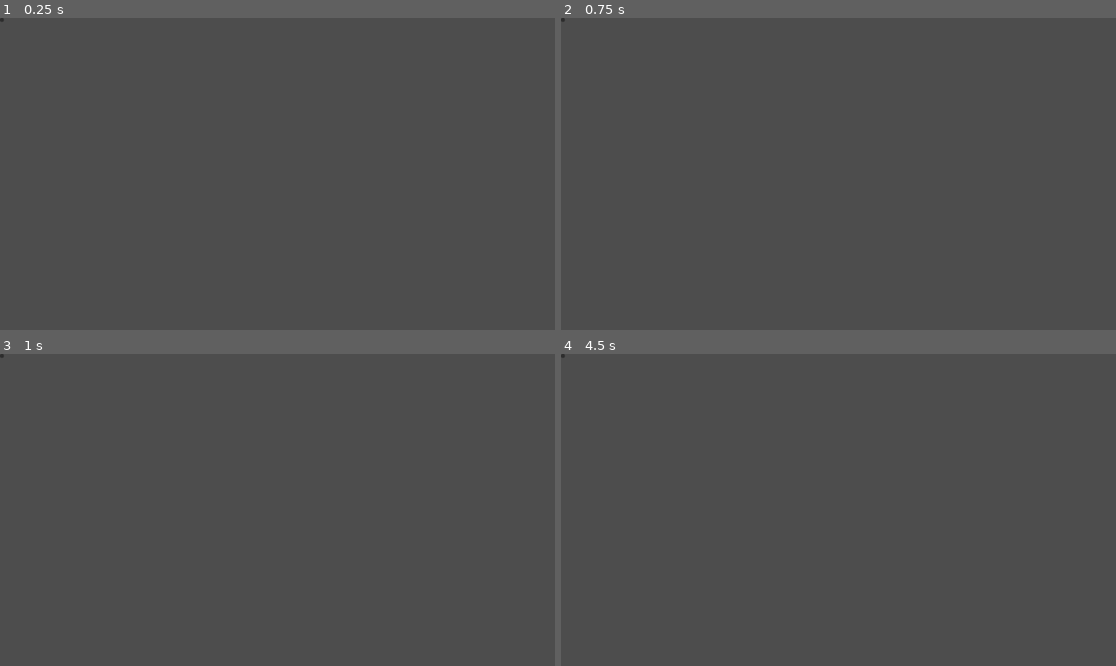
Above: before the commit, frames 1-4 (two rows, left to right).
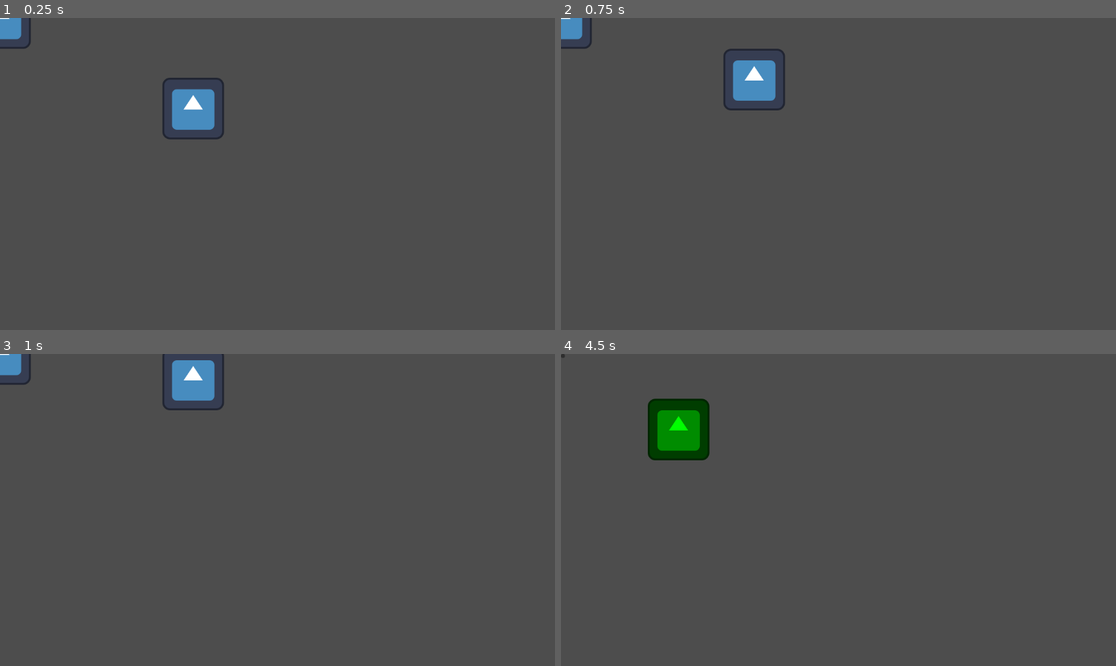
Above: after the commit, the same moments.

Repository: jphulse/591_escape_room
Game: Godot game, scene res://main/main.tscn
The game is run twice, just before and just after one commit, with the same random seed, the same clock (stepped at 60 frames per second) and the same inputs. The engine's default icon, where the game draws it, is replaced by a stand-in: a white triangle on a blue panel in a dark square.
Inputs:
- Up to frame 1 (0.25 s): no input
- Up to frame 2 (0.75 s): tap Enter at 0.5 s; hold W (move_up) from 0.53 s (still down); tap E (interact) at 0.6 s
- Up to frame 3 (1 s): keep holding W (move_up)
- Up to frame 4 (4.5 s): tap E (interact) every 0.75 s from 1.35 to 4.35 s; tap Space at 2, 3.5 s; release W (move_up) at 2.03 s; hold A (move_left) 2.03-3.53 s; tap Enter at 2.75, 4.25 s; hold S (move_down) 3.53-4.28 s; tap Escape (ui_cancel) at 4.15 s; hold Right (ui_right) from 4.28 s (still down)

The runs differ from the first frame. In frame 1, 1.6% of the frame differs, in the area x 0-41%, y 0-39%; in frame 2, 1.6%; in frame 3, 1.5%; in frame 4, 2.2%, in the area x 15-27%, y 14-35%.

Commit message:
Pushed first puzzle systems programming pass

Diff:
--- a/escape-room/interactable/interactable.gd
+++ b/escape-room/interactable/interactable.gd
@@ -1,12 +1,13 @@
 class_name Interactable extends Area2D
 
+@warning_ignore("unused_signal")
+signal interact(puzzle_scene : PackedScene, caller : Interactable)
 
 @export var puzzle_scene : PackedScene
 @export var interaction_text := "Press E to interact"
 
 var player_in_range := false
 
-#TODO Connect these two methods to the correct signals
 func _on_body_entered(body : Node2D) -> void:
 	if body is Player:
 		player_in_range = true
@@ -21,8 +22,15 @@
 			"Puzzle scene in node with name [%s] was null, this should not happen set this value
 			in the editor" % name
 	)
+	body_entered.connect(_on_body_entered)
+	body_exited.connect(_on_body_exit)
 
 # TODO make interaction logic
 func _physics_process(_delta: float) -> void:
 	if player_in_range and Input.is_action_just_pressed("interact"):
 		print("Interacted with %s" % name)
+		interact.emit(puzzle_scene, self)
+
+
+func on_puzzle_solved() -> void:
+	print("Puzzle solved")
--- /dev/null
+++ b/escape-room/interactable/test_objects/test_interactable.gd
@@ -0,0 +1 @@
+extends Interactable
--- /dev/null
+++ b/escape-room/interactable/test_objects/test_interactable.tscn
@@ -0,0 +1,19 @@
+[gd_scene format=3 uid="uid://bbqemvy0opfhg"]
+
+[ext_resource type="Script" uid="uid://be4iddkkbsp6r" path="res://interactable/test_objects/test_interactable.gd" id="1_0e4n4"]
+[ext_resource type="Texture2D" uid="uid://c5cfqq33c32oc" path="res://icon.svg" id="2_0e4n4"]
+[ext_resource type="PackedScene" uid="uid://dd6bduf4brlk4" path="res://puzzles/puzzle.tscn" id="2_2lj2u"]
+
+[sub_resource type="CircleShape2D" id="CircleShape2D_juh87"]
+radius = 87.0
+
+[node name="TestInteractable" type="Area2D" unique_id=848038532]
+script = ExtResource("1_0e4n4")
+puzzle_scene = ExtResource("2_2lj2u")
+metadata/_custom_type_script = "uid://b4glxx16mvlcp"
+
+[node name="CollisionShape2D" type="CollisionShape2D" parent="." unique_id=607155606]
+shape = SubResource("CircleShape2D_juh87")
+
+[node name="Sprite2D" type="Sprite2D" parent="." unique_id=956446760]
+texture = ExtResource("2_0e4n4")
--- a/escape-room/main/main.gd
+++ b/escape-room/main/main.gd
@@ -1,5 +1,6 @@
 class_name Main extends Node2D
 
+@onready var puzzle_manager : PuzzleUI = $CanvasLayer/PuzzleUi
 
 # Called when the node enters the scene tree for the first time.
 func _ready() -> void:
@@ -9,3 +10,7 @@
 # Called every frame. 'delta' is the elapsed time since the previous frame.
 func _process(_delta: float) -> void:
 	pass
+
+
+func _on_interaction(puzzle_scene: PackedScene, caller: Interactable) -> void:
+	puzzle_manager.open_puzzle(puzzle_scene, caller)
--- a/escape-room/main/main.tscn
+++ b/escape-room/main/main.tscn
@@ -2,7 +2,9 @@
 
 [ext_resource type="Script" uid="uid://cmehyiqrmfbce" path="res://main/main.gd" id="1_53q0u"]
 [ext_resource type="PackedScene" uid="uid://q17ochxfw2t" path="res://player/player.tscn" id="2_pjrb6"]
+[ext_resource type="PackedScene" uid="uid://bbqemvy0opfhg" path="res://interactable/test_objects/test_interactable.tscn" id="3_c651c"]
 [ext_resource type="PackedScene" uid="uid://k7vkl1c7cfhu" path="res://puzzle_ui/puzzle_ui.tscn" id="3_xwkvk"]
+[ext_resource type="PackedScene" uid="uid://dd6bduf4brlk4" path="res://puzzles/puzzle.tscn" id="4_3wy1v"]
 
 [node name="Main" type="Node2D" unique_id=1037393617]
 script = ExtResource("1_53q0u")
@@ -10,7 +12,14 @@
 [node name="World" type="Node2D" parent="." unique_id=564951816]
 
 [node name="Player" parent="World" unique_id=413969756 instance=ExtResource("2_pjrb6")]
+position = Vector2(401, 188)
+
+[node name="TestInteractable" parent="World" unique_id=848038532 instance=ExtResource("3_c651c")]
+puzzle_scene = ExtResource("4_3wy1v")
 
 [node name="CanvasLayer" type="CanvasLayer" parent="." unique_id=1678019845]
 
 [node name="PuzzleUi" parent="CanvasLayer" unique_id=261160131 instance=ExtResource("3_xwkvk")]
+visible = false
+
+[connection signal="interact" from="World/TestInteractable" to="." method="_on_interaction"]
--- a/escape-room/project.godot
+++ b/escape-room/project.godot
@@ -21,7 +21,8 @@
 "res://interactable/": "blue",
 "res://main/": "blue",
 "res://player/": "blue",
-"res://puzzle_ui/": "green"
+"res://puzzle_ui/": "green",
+"res://puzzles/": "gray"
 }
 
 [input]
--- /dev/null
+++ b/escape-room/puzzle_ui/puzzle_ui.gd
@@ -0,0 +1,49 @@
+class_name PuzzleUI extends Control
+
+@onready var panel : Panel = $Panel
+@onready var viewport_container : SubViewportContainer = $Panel/SubViewportContainer
+@onready var viewport : SubViewport = $Panel/SubViewportContainer/SubViewport
+
+var current_puzzle : Node = null
+var current_source : Interactable = null
+
+# Called when the node enters the scene tree for the first time.
+func _ready() -> void:
+	visible = false
+	process_mode = Node.PROCESS_MODE_WHEN_PAUSED
+
+
+func open_puzzle(scene : PackedScene, source : Interactable = null) -> void:
+	if current_puzzle != null:
+		return
+	current_source = source
+	visible = true
+	get_tree().paused = true
+	current_puzzle = scene.instantiate()
+	current_puzzle.process_mode = Node.PROCESS_MODE_WHEN_PAUSED
+	viewport.add_child(current_puzzle)
+
+	if current_puzzle.has_signal("request_close"):
+		current_puzzle.request_close.connect(close_puzzle)
+
+	if current_puzzle.has_signal("puzzle_solved"):
+		current_puzzle.puzzle_solved.connect(_on_puzzle_solved)
+
+func close_puzzle() -> void:
+	if current_puzzle:
+		current_puzzle.queue_free()
+		current_puzzle = null
+
+	current_source = null
+	visible = false
+	get_tree().paused = false
+
+func _on_puzzle_solved() -> void:
+	if current_source and current_source.has_method("on_puzzle_solved"):
+		current_source.on_puzzle_solved()
+	close_puzzle()
+
+
+# Called every frame. 'delta' is the elapsed time since the previous frame.
+func _process(_delta: float) -> void:
+	pass
--- a/escape-room/puzzle_ui/puzzle_ui.tscn
+++ b/escape-room/puzzle_ui/puzzle_ui.tscn
@@ -1,4 +1,6 @@
 [gd_scene format=3 uid="uid://k7vkl1c7cfhu"]
+
+[ext_resource type="Script" uid="uid://b7q5aq11xp2oy" path="res://puzzle_ui/puzzle_ui.gd" id="1_8mcjl"]
 
 [node name="PuzzleUi" type="Control" unique_id=261160131]
 process_mode = 2
@@ -8,6 +10,7 @@
 anchor_bottom = 1.0
 grow_horizontal = 2
 grow_vertical = 2
+script = ExtResource("1_8mcjl")
 
 [node name="ColorRect" type="ColorRect" parent="." unique_id=693627851]
 layout_mode = 0
--- /dev/null
+++ b/escape-room/puzzles/puzzle.gd
@@ -0,0 +1,13 @@
+class_name Puzzle extends Node
+
+signal request_close
+signal puzzle_solved
+
+func _unhandled_input(event: InputEvent) -> void:
+	if event.is_action_pressed("ui_cancel"):
+		request_close.emit()
+	elif event.is_action_pressed("ui_right"):
+		solve()
+
+func solve() -> void:
+	puzzle_solved.emit()
--- /dev/null
+++ b/escape-room/puzzles/puzzle.tscn
@@ -0,0 +1,15 @@
+[gd_scene format=3 uid="uid://dd6bduf4brlk4"]
+
+[ext_resource type="Script" uid="uid://dc2f6gf80707h" path="res://puzzles/puzzle.gd" id="1_2k45h"]
+[ext_resource type="Texture2D" uid="uid://c5cfqq33c32oc" path="res://icon.svg" id="2_tm3k3"]
+
+[node name="Puzzle" type="Node" unique_id=482639192]
+script = ExtResource("1_2k45h")
+metadata/_custom_type_script = "uid://dc2f6gf80707h"
+
+[node name="Node2D" type="Node2D" parent="." unique_id=575876062]
+
+[node name="Icon" type="Sprite2D" parent="Node2D" unique_id=516771024]
+modulate = Color(0, 1, 0, 1)
+position = Vector2(244, 157)
+texture = ExtResource("2_tm3k3")
Not shown, added: escape-room/interactable/test_objects/test_interactable.gd.uid
Not shown, added: escape-room/puzzle_ui/puzzle_ui.gd.uid
Not shown, added: escape-room/puzzles/puzzle.gd.uid
